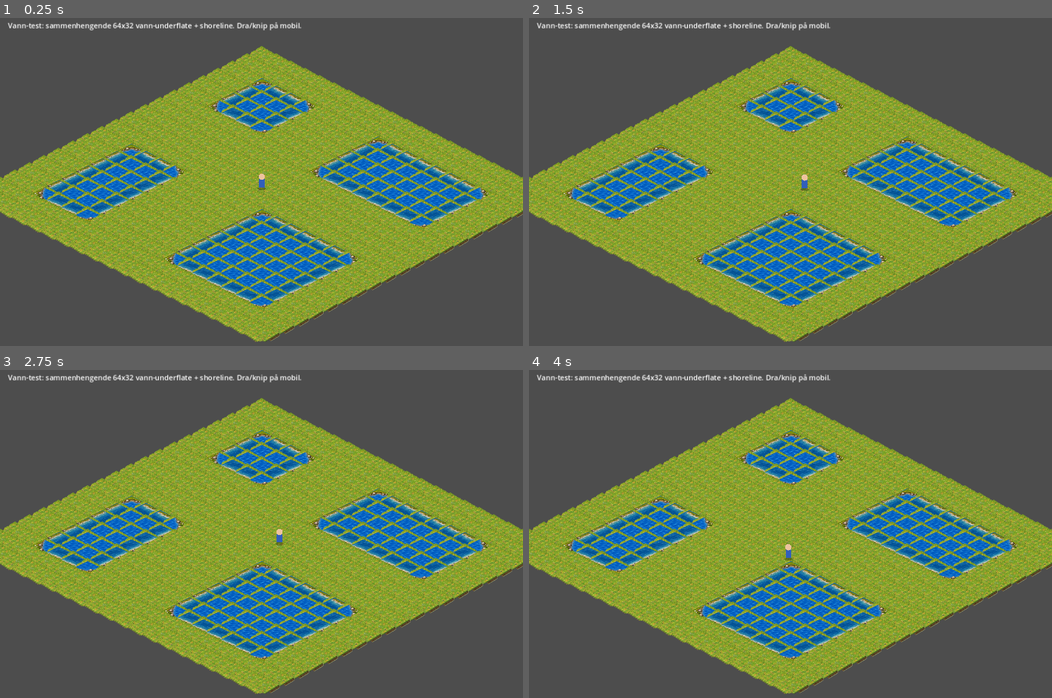
Above: before the commit, frames 1-4 (two rows, left to right).
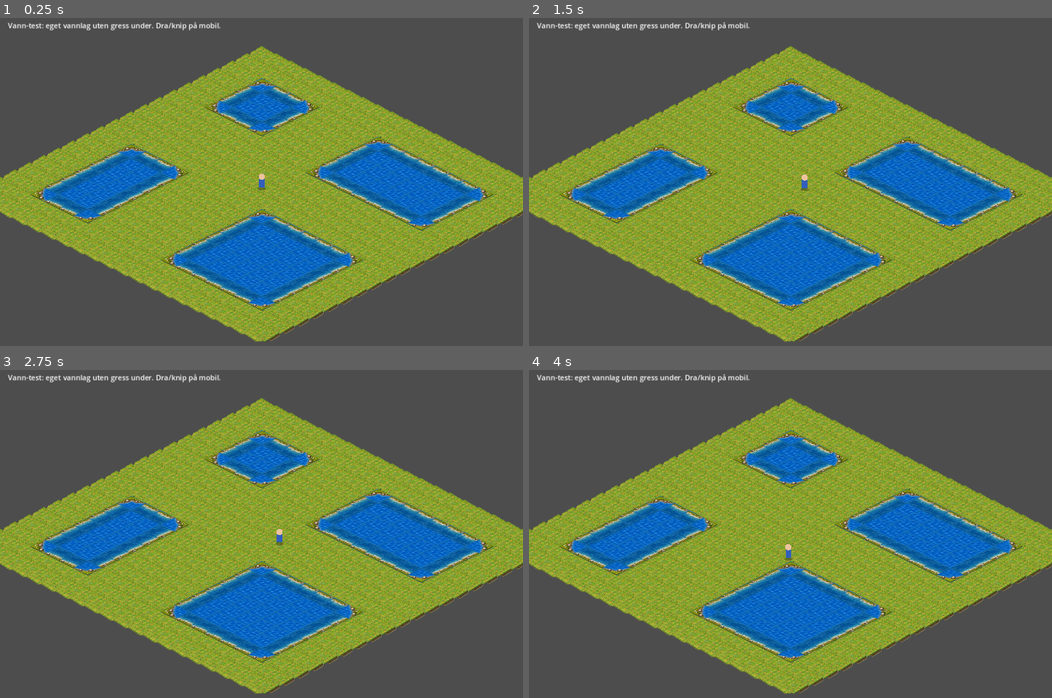
Above: after the commit, the same moments.

Repository: hkolberg/lille-gaardsliv
Game: Godot game, scene res://main.tscn
Same seed, same stepped clock (60 frames per second), same inputs: the game is played once before the commit and once after it.
Inputs (mouse positions are in pixels of both pictures, inside the frame that each line leads up to):
- Up to frame 1 (0.25 s): no input
- Up to frame 2 (1.5 s): tap Enter at 0.5 s; move the mouse to (905, 175) at 0.52 s; hold D (move_right) 0.53-1.25 s; click (905, 175) at 0.67 s; drag from (685, 208) to (764, 260) at 1.27 s
- Up to frame 3 (2.75 s): move the mouse to (313, 468) at 2.02 s; hold D (move_right) from 2.03 s (still down)
- Up to frame 4 (4 s): release D (move_right) at 2.75 s; drag from (764, 612) to (633, 491) at 2.77 s; tap Space at 3.5 s; move the mouse to (947, 596) at 3.52 s; hold A (move_left) from 3.53 s (still down)

The runs differ from the first frame. In frame 1, 5.9% of the frame differs, in the area x 5-95%, y 1-90%; in frame 2, 5.9%; in frame 3, 5.9%; in frame 4, 5.9%.

Commit message:
Render water in dedicated layer without grass base

Diff:
--- a/godot/main.gd
+++ b/godot/main.gd
@@ -404,21 +404,32 @@
 	# Scale only the game world. Keep UI text at a fixed readable size.
 	draw_set_transform(_view_origin(), 0.0, Vector2(view_zoom, view_zoom))
 
-	# 1. Ground layer.
+	# 1. Base terrain. Water cells intentionally draw NO grass base.
 	for y in GRID_H:
 		for x in GRID_W:
 			_draw_tile(x, y, tiles[y][x])
-	# 2. Roads and plazas use exact grid geometry.
+
+	# 2. Draw the complete water layer after all land tiles. This prevents the
+	# oversized grass sprites from neighbouring/base tiles from painting green
+	# seams across water that has already been drawn.
+	for y in GRID_H:
+		for x in GRID_W:
+			if tiles[y][x].category == "water":
+				_draw_water_tile(x, y)
+
+	# 3. Roads and plazas.
 	for y in GRID_H:
 		for x in GRID_W:
 			if tiles[y][x].category == "road":
 				_draw_road(x, y, tiles[y][x])
-	# 3. Forest vegetation is a prop layer above the ground.
+
+	# 4. Forest vegetation.
 	for y in GRID_H:
 		for x in GRID_W:
 			if tiles[y][x].category == "forest":
 				_draw_forest_prop(x, y)
-	# 4. Edge overlays and player.
+
+	# 5. Edge overlays and player.
 	_draw_all_fences()
 	_draw_player()
 
@@ -461,23 +472,31 @@
 	draw_colored_polygon(diamond, Color("#176fb0"))
 
 func _draw_tile(x: int, y: int, tile: Dictionary) -> void:
+	# Water has its own dedicated render pass. Never place the grass sprite
+	# underneath a water cell; its oversized artwork overlaps neighbouring
+	# diamonds and was the source of the green grid inside lakes.
+	if tile.category == "water":
+		return
+
 	var c := _iso(x, y)
 	var grass: Texture2D = asset_textures.get("grass")
 	_draw_asset(grass, c)
 
-	if tile.category == "water":
-		_draw_water_underlay(c)
-		var water_key := _water_texture_key(x, y)
-		var water_texture: Texture2D = asset_textures.get(water_key)
-		_draw_water_asset(water_texture, c)
-
-	# Fallback marker only if the base texture failed to load.
 	if grass == null:
 		var diamond := PackedVector2Array([
 			c + Vector2(0, -TILE_H * 0.5), c + Vector2(TILE_W * 0.5, 0),
 			c + Vector2(0, TILE_H * 0.5), c + Vector2(-TILE_W * 0.5, 0)
 		])
 		draw_colored_polygon(diamond, Color("#79aa5b"))
+
+func _draw_water_tile(x: int, y: int) -> void:
+	var c := _iso(x, y)
+	# Solid logical diamond first, then the normalized visual asset.
+	# This also closes any soft/transparent pixels at the water texture edge.
+	_draw_water_underlay(c)
+	var water_key := _water_texture_key(x, y)
+	var water_texture: Texture2D = asset_textures.get(water_key)
+	_draw_water_asset(water_texture, c)
 
 func _is_water(x: int, y: int) -> bool:
 	return x >= 0 and y >= 0 and x < GRID_W and y < GRID_H and tiles[y][x].category == "water"
@@ -668,4 +687,4 @@
 	draw_colored_polygon(pts, color)
 
 func _draw_ui() -> void:
-	draw_string(ThemeDB.fallback_font, Vector2(16,24), "Vann-test: sammenhengende 64x32 vann-underflate + shoreline. Dra/knip på mobil.", HORIZONTAL_ALIGNMENT_LEFT, -1, 16, Color.WHITE)
+	draw_string(ThemeDB.fallback_font, Vector2(16,24), "Vann-test: eget vannlag uten gress under. Dra/knip på mobil.", HORIZONTAL_ALIGNMENT_LEFT, -1, 16, Color.WHITE)
